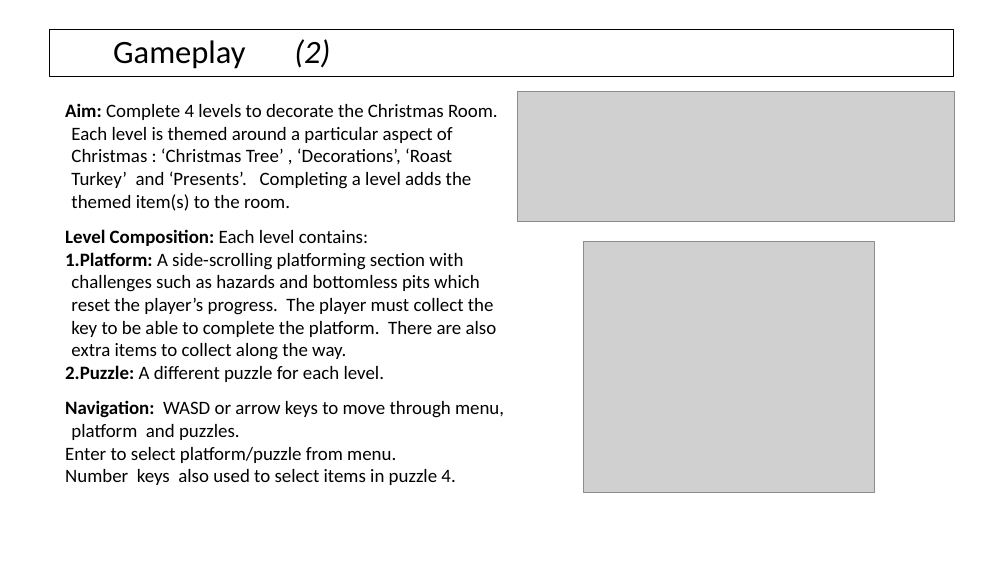
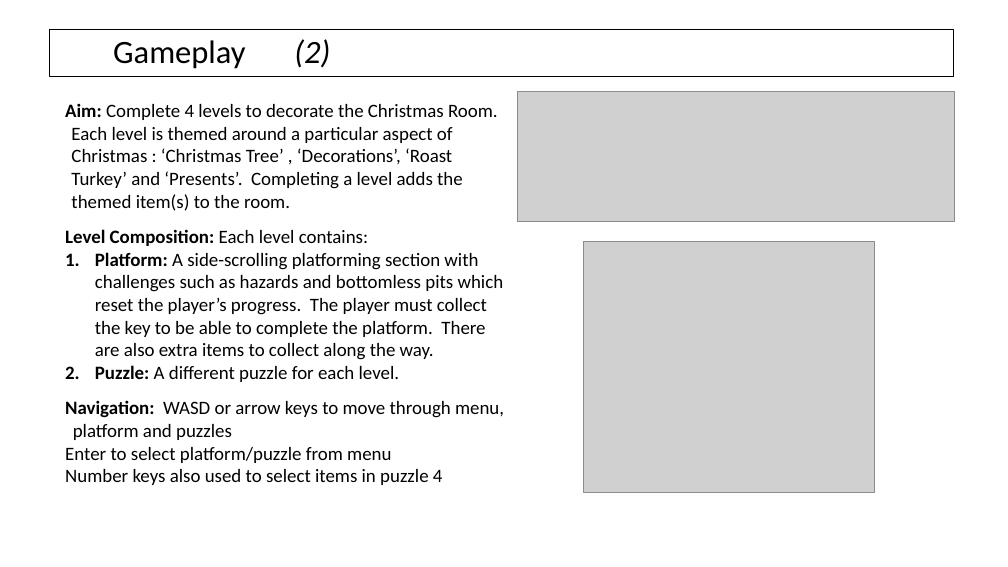
Before and after one commit to AlexCarolan/Christmas-Game, a slide deck: slide 5 of D2.pptx. Drawn at 1008x567 pixels with LibreOffice and Linux fonts; fonts in the diff are those of the drawing; grey boxes stand for pictures; background and template pictures are left out. Boxes give left, top, right and bottom in pixels: in the first picture for what was removed or moved away, otherwise in the second. Text is boxed around its words. In the diff, an @@ line names an element or a change of style, - is before the commit and + after.

```diff
--- a/D2.pptx
+++ b/D2.pptx
@@ text at <box>95,252,504,382</box>: indent changed @@
@@ text at <box>65,400,504,485</box>: text changed @@
-Navigation: WASD or arrow keys to move through menu, platform and puzzles.
-Enter to select platform/puzzle from menu.
-Number keys also used to select items in puzzle 4.
+Navigation: WASD or arrow keys to move through menu, platform and puzzles
+Enter to select platform/puzzle from menu
+Number keys also used to select items in puzzle 4
```
Also in this commit, not shown: 7 other slides changed.
